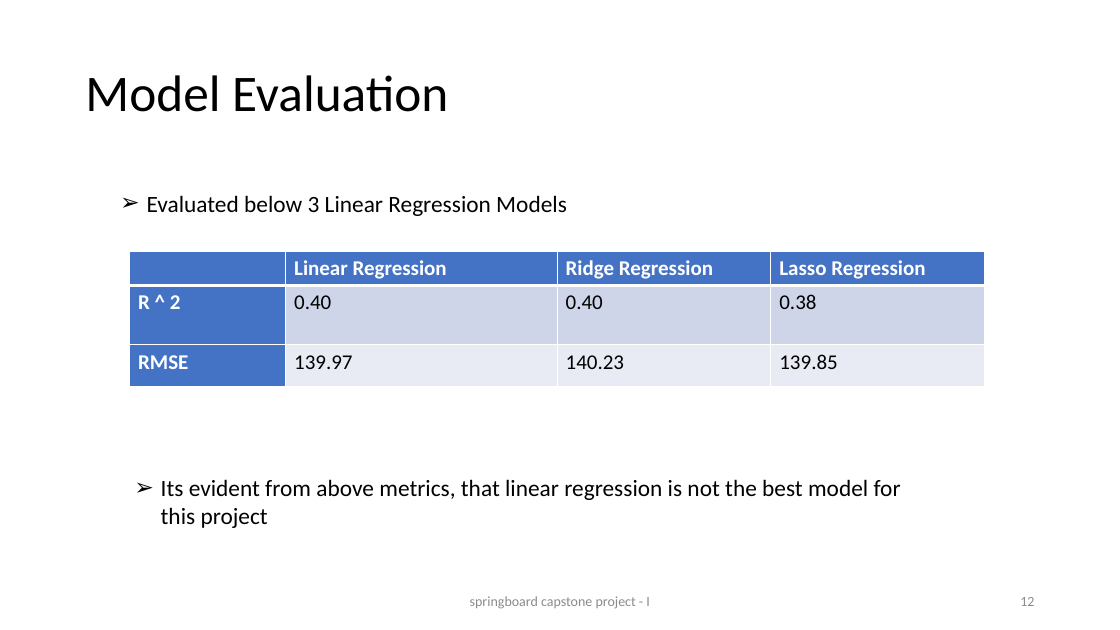
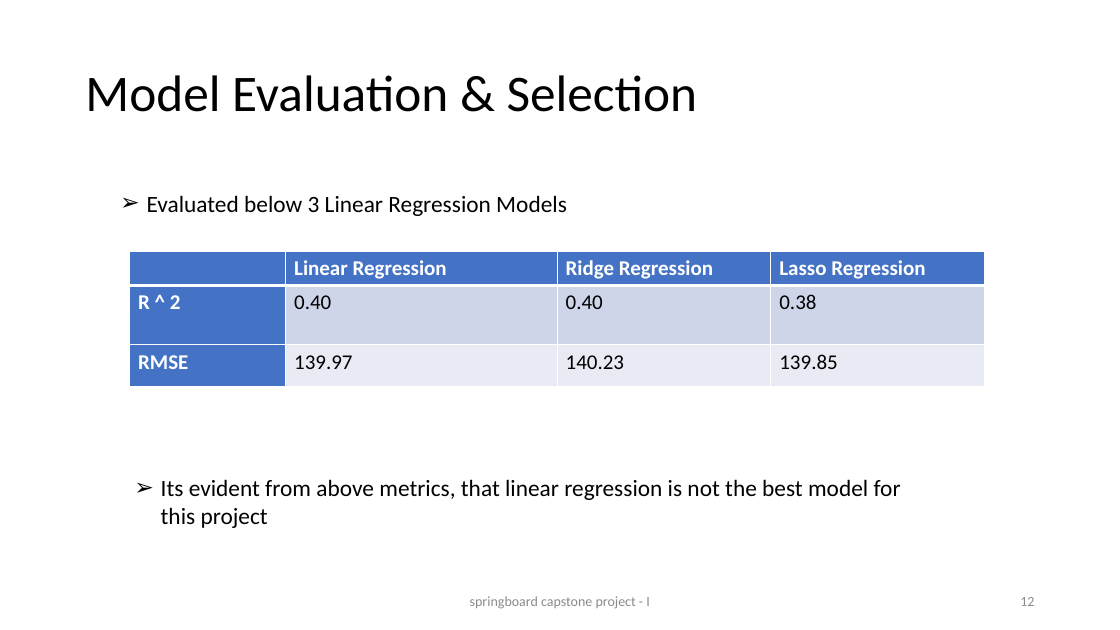
Before and after one commit to samudassir/bikesharingdemand, a slide deck: slide 12 of project_report/capstone_project_1.pptx. Drawn at 1120x630 pixels with LibreOffice and Linux fonts; fonts in the diff are those of the drawing. Boxes give left, top, right and bottom in pixels: in the first picture for what was removed or moved away, otherwise in the second. Text is boxed around its words. In the diff, an @@ line names an element or a change of style, - is before the commit and + after.

```diff
--- a/project_report/capstone_project_1.pptx
+++ b/project_report/capstone_project_1.pptx
@@ title at box(85, 75, 698, 112): text changed @@
-Model Evaluation
+Model Evaluation & Selection
```
Also in this commit, not shown: 1 other slide changed, 1 other file.
